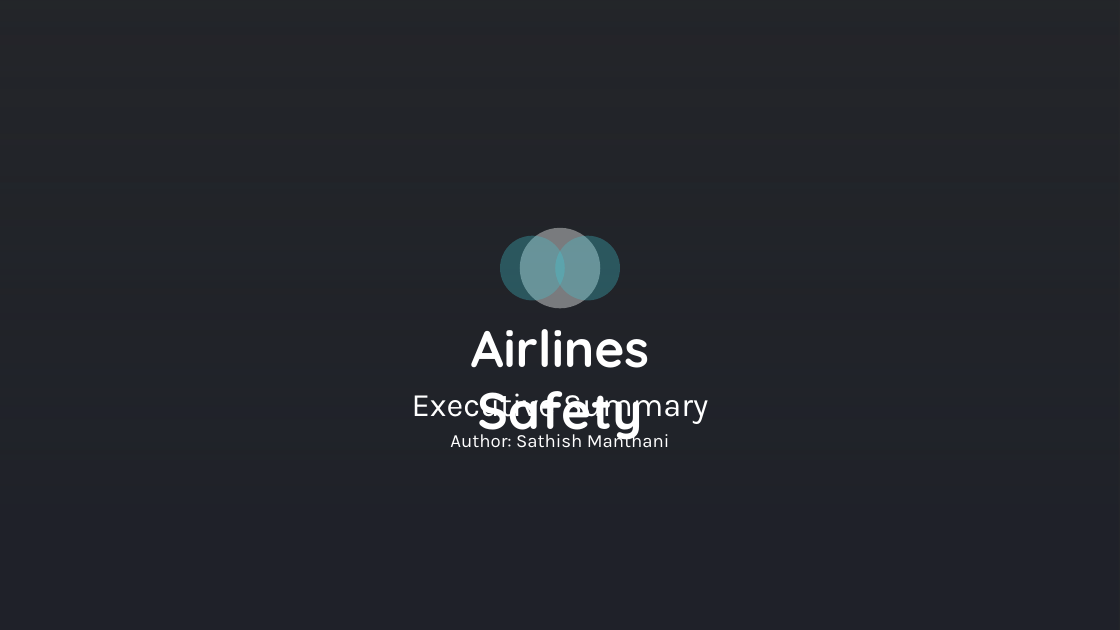
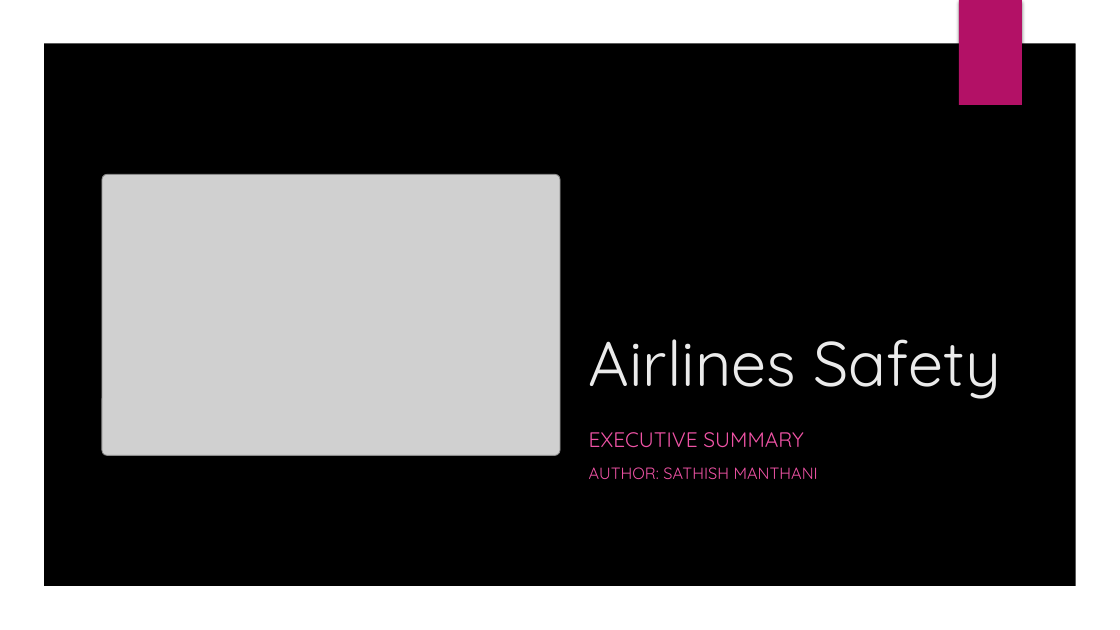
Before and after one commit to sathishmanthani/DataVisualization, a slide deck: slide 1 of week2/Airlines_Safety_Executive_Summary.pptx. Drawn at 1120x630 pixels with LibreOffice and Linux fonts; fonts in the diff are those of the drawing; grey boxes stand for pictures; background and template pictures are left out; a plain dark background stands for a picture behind light text. Boxes give left, top, right and bottom in pixels: in the first picture for what was removed or moved away, otherwise in the second. Text is boxed around its words. In the diff, an @@ line names an element or a change of style, - is before the commit and + after.

```diff
--- a/week2/Airlines_Safety_Executive_Summary.pptx
+++ b/week2/Airlines_Safety_Executive_Summary.pptx
@@ rectangle removed at (x1=0, y1=0, x2=1120, y2=630) @@
@@ freeform shape added at (x1=0, y1=0, x2=1120, y2=630), fill #FFFFFF @@
@@ rectangle added at (x1=959, y1=0, x2=1022, y2=105), fill #B31166 @@
@@ title "Airlines Safety" moved from (x1=471, y1=329, x2=649, y2=443) to (x1=589, y1=339, x2=1001, y2=399) @@
@@ title "Airlines Safety" at (x1=589, y1=339, x2=1001, y2=399): size 44 to 54 pt, text colour #FFFFFF to #EBEBEB, bold off; alignment centre to left; vertical alignment top to bottom @@
@@ picture added at (x1=102, y1=175, x2=560, y2=456) @@
@@ ellipse removed at (x1=500, y1=236, x2=565, y2=301) @@
@@ ellipse removed at (x1=520, y1=228, x2=601, y2=308) @@
@@ ellipse removed at (x1=555, y1=236, x2=620, y2=301) @@
@@ text removed at (x1=412, y1=391, x2=708, y2=425) @@
-Executive Summary
@@ text removed at (x1=450, y1=430, x2=669, y2=448) @@
-Author: Sathish Manthani
@@ subtitle added at (x1=589, y1=432, x2=818, y2=479), 14 pt, text #EF53A5 @@
+EXECUTIVE SUMMARY
+AUTHOR: SATHISH MANTHANI
```
Also in this commit, not shown: 5 slides added, 11 slides removed.
